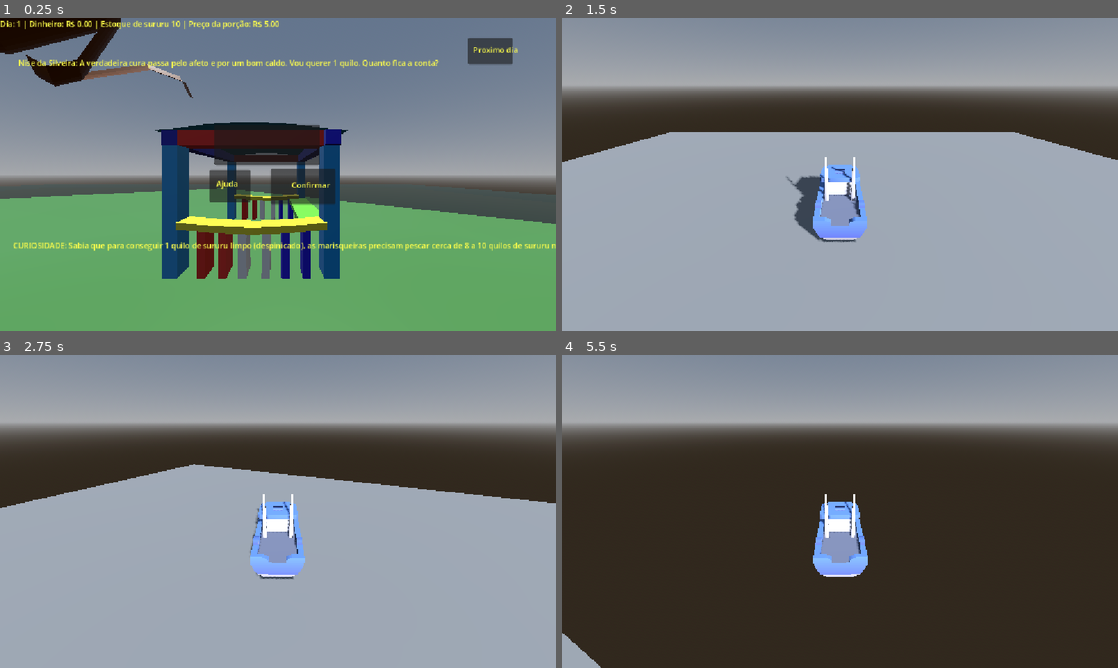
Above: before the commit, frames 1-4 (two rows, left to right).
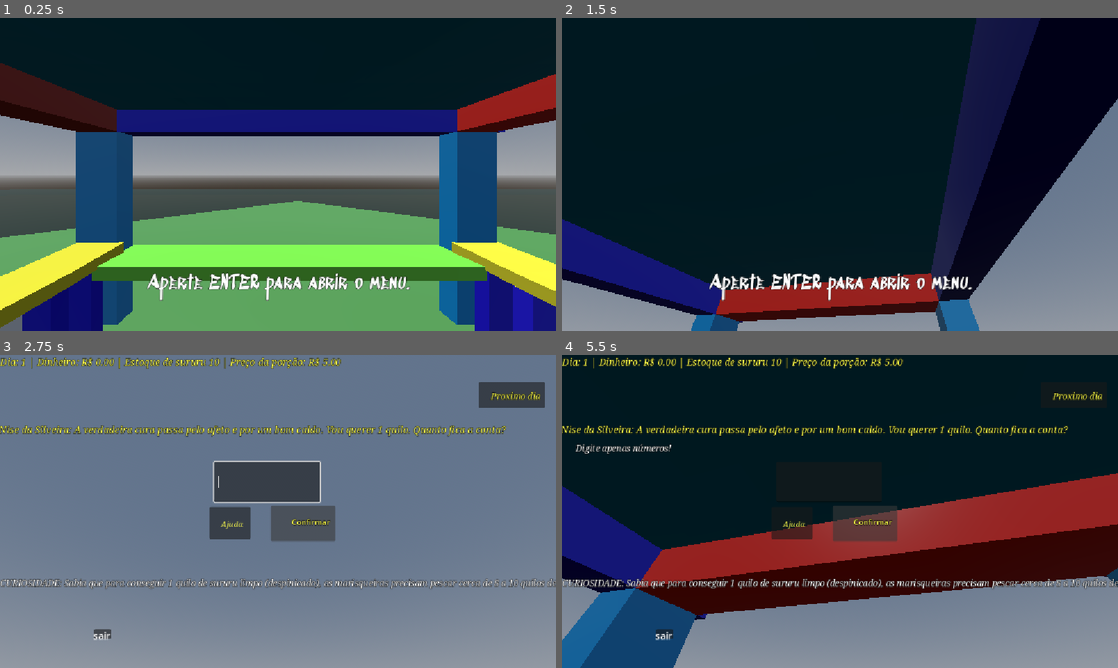
Above: after the commit, the same moments.

Repository: Felipe-Aragao/JogoCG
Game: Godot game, scene res://scenes/tenda/mundo.tscn
Two runs of this game, one before a commit and one after it. Both use one fixed random seed, a clock stepped at 60 frames per second and the inputs below. This scene is started directly instead of the project's main scene.
Inputs (mouse positions are in pixels of both pictures, inside the frame that each line leads up to):
- Up to frame 1 (0.25 s): no input
- Up to frame 2 (1.5 s): click (867, 187) at 0.5 s, where only the run before the commit has a clickable "Confirmar"; click (1051, 52) at 1.25 s, where only the run before the commit has a clickable "Proximo dia"
- Up to frame 3 (2.75 s): tap Enter (interagir, bound only after the commit) at 2 s; move the mouse to (305, 511) at 2.02 s; hold W (move_up) from 2.03 s (still down); hold Enter (interagir, bound only after the commit) from 2.03 s (still down); tap Space (jump) at 2.27 s
- Up to frame 4 (5.5 s): keep holding W (move_up); move the mouse to (812, 511) at 2.77 s; release Enter (interagir, bound only after the commit) at 2.78 s; click (812, 511) at 2.85 s; tap Space (jump) at 3.02, 4.52, 5.27 s; tap Enter (interagir, bound only after the commit) at 3.05, 4.35, 5.3 s; move the mouse to (851, 505) at 3.52 s; hold Enter (interagir, bound only after the commit) 3.53-4.28 s; move the mouse to (834, 517) at 4.27 s; move the mouse to (878, 514) at 5.02 s; press the mouse at (878, 514) at 5.03 s

The runs differ from the first frame. In frame 1, 75% of the frame differs, in the area x 0-100%, y 0-100%; in frame 2, 96%; in frame 3, 94%; in frame 4, 99%.

Commit message:
Adição de fontes, correção da água e aprimoramento do canvaslayer

Diff:
--- a/project.godot
+++ b/project.godot
@@ -56,6 +56,11 @@
 "events": [Object(InputEventKey,"resource_local_to_scene":false,"resource_name":"","device":-1,"window_id":0,"alt_press …(191 unchanged characters)…
 ]
 }
+interagir={
+"deadzone": 0.2,
+"events": [Object(InputEventKey,"resource_local_to_scene":false,"resource_name":"","device":-1,"window_id":0,"alt_pressed":false,"shift_pressed":false,"ctrl_pressed":false,"meta_pressed":false,"pressed":false,"keycode":0,"physical_keycode":4194309,"key_label":0,"unicode":0,"location":0,"echo":false,"script":null)
+]
+}
 
 [physics]
 
--- a/scenes/Global.gd
+++ b/scenes/Global.gd
@@ -4,6 +4,7 @@
 var dinheiro: float = 0.0
 var diaAtual: int = 1
 var cliente = "zumbi dos palmares"
+var venda: bool = false
 # Called when the node enters the scene tree for the first time.
 func _ready() -> void:
 	pass # Replace with function body.
--- a/new_sscript.gd
+++ b/scenes/new_sscript.gd
@@ -15,6 +15,7 @@
 	Input.mouse_mode = Input.MOUSE_MODE_CAPTURED
 
 func _unhandled_input(event):
+	if Global.venda: return
 	if event is InputEventMouseMotion:
 		# Rotaciona o corpo inteiro no eixo Y
 		rotate_y(-event.relative.x * sensibilidade_rato)
@@ -64,8 +65,6 @@
 		# Se parar de andar ou saltar, interrompe o som imediatamente
 		$SomPassos.stop()
 
-
-
 func _on_area_3d_body_entered(body: Node3D) -> void:
 	if body == self:
 		velocidade = 2.0
--- a/scenes/tenda/jogad.tscn
+++ b/scenes/tenda/jogad.tscn
@@ -1,8 +1,8 @@
 [gd_scene format=3 uid="uid://bs0vku7xc8krn"]
 
-[ext_resource type="Script" uid="uid://bnmt1mqroj3i6" path="res://new_sscript.gd" id="1_1h3ma"]
-[ext_resource type="AudioStream" uid="uid://bc72fmpwpopde" path="res://sounds/grass.wav" id="2_xtula"]
-[ext_resource type="AudioStream" uid="uid://cawq0c4e8dwy0" path="res://sounds/water.wav" id="3_cd73h"]
+[ext_resource type="Script" uid="uid://bnmt1mqroj3i6" path="res://scenes/new_sscript.gd" id="1_8ci8k"]
+[ext_resource type="AudioStream" uid="uid://bc72fmpwpopde" path="res://sounds/grass.wav" id="2_67lp1"]
+[ext_resource type="AudioStream" uid="uid://cawq0c4e8dwy0" path="res://sounds/water.wav" id="3_1jl4f"]
 
 [sub_resource type="CapsuleShape3D" id="CapsuleShape3D_s575f"]
 
@@ -10,9 +10,9 @@
 height = 1.7387695
 
 [node name="CharacterBody3D" type="CharacterBody3D" unique_id=299560997]
-script = ExtResource("1_1h3ma")
-som_terra = ExtResource("2_xtula")
-som_agua = ExtResource("3_cd73h")
+script = ExtResource("1_8ci8k")
+som_terra = ExtResource("2_67lp1")
+som_agua = ExtResource("3_1jl4f")
 
 [node name="CollisionShape3D" type="CollisionShape3D" parent="." unique_id=391301665]
 transform = Transform3D(0.5, 0, 0, 0, 0.5, 0, 0, 0, 0.5, 0, -0.25253743, 0)
@@ -24,6 +24,7 @@
 
 [node name="Camera3D" type="Camera3D" parent="." unique_id=1208314329]
 transform = Transform3D(1, 0, 0, 0, 1, 0, 0, 0, 1, -0.005, 0.23, 0.21)
+fov = 74.07965
 
 [node name="SomPassos" type="AudioStreamPlayer" parent="." unique_id=796503898]
-stream = ExtResource("2_xtula")
+stream = ExtResource("2_67lp1")
--- /dev/null
+++ b/scenes/tenda/mundo.gd
@@ -0,0 +1,37 @@
+extends Node3D
+
+@onready var telaVenda = $CanvasLayer
+@onready var legenda = $HUD/Legenda
+var jogadorPertoTenda: bool = true
+
+# Called when the node enters the scene tree for the first time.
+func _ready() -> void:
+	telaVenda.visible = false
+
+
+# Called every frame. 'delta' is the elapsed time since the previous frame.
+func _process(delta: float) -> void:
+	pass
+
+
+func _on_area_3d_2_body_entered(body: Node3D) -> void:
+	legenda.text = "Aperte ENTER para abrir o menu."
+	if body.name == "CharacterBody3D":
+		jogadorPertoTenda = true
+
+
+func _on_area_3d_2_body_exited(body: Node3D) -> void:
+	if Global.sururuEstoque > 0: legenda.text = "Temos dinheiro a fazer! Volte para a tenda."
+	legenda.text = "Avance para o próximo dia"
+	if body.name == "CharacterBody3D":
+		jogadorPertoTenda = false
+func _input(event: InputEvent) -> void:
+	if event.is_action_pressed("interagir") and jogadorPertoTenda and not Global.venda:
+		legenda.visible = false
+		abrir_loja()
+
+func abrir_loja():
+	Global.venda = true
+	telaVenda.visible = true
+	Input.mouse_mode = Input.MOUSE_MODE_VISIBLE
+	telaVenda.get_child(0).entrada.grab_focus()
--- a/scenes/tenda/mundo.tscn
+++ b/scenes/tenda/mundo.tscn
@@ -1,8 +1,10 @@
 [gd_scene format=3 uid="uid://dnauh4mq0qm42"]
 
+[ext_resource type="Script" uid="uid://ci3fhqnivtei1" path="res://scenes/tenda/mundo.gd" id="1_8axob"]
 [ext_resource type="PackedScene" uid="uid://b6hk6f8d6jpwh" path="res://scenes/tenda/vendas.tscn" id="1_bxmex"]
 [ext_resource type="PackedScene" uid="uid://bs0vku7xc8krn" path="res://scenes/tenda/jogad.tscn" id="2_8axob"]
 [ext_resource type="PackedScene" uid="uid://dr6vutmikovqr" path="res://scenes/tenda/tenda_lagoa.tscn" id="3_6807b"]
+[ext_resource type="FontFile" uid="uid://0lxqlx4d0550" path="res://fontes/SedgwickAveDisplay-Regular.ttf" id="5_6807b"]
 
 [sub_resource type="ProceduralSkyMaterial" id="ProceduralSkyMaterial_05uab"]
 
@@ -17,9 +19,13 @@
 albedo_color = Color(0.25882354, 0.14901961, 0, 1)
 
 [sub_resource type="BoxShape3D" id="BoxShape3D_vq7ns"]
-size = Vector3(9.927368, 1, 9.813171)
+size = Vector3(11.916237, 1, 12.065685)
+
+[sub_resource type="BoxShape3D" id="BoxShape3D_s575f"]
+size = Vector3(2.5422058, 6.2126465, 2.6486816)
 
 [node name="Mundo" type="Node3D" unique_id=462846195]
+script = ExtResource("1_8axob")
 
 [node name="DirectionalLight3D" type="DirectionalLight3D" parent="." unique_id=725608115]
 transform = Transform3D(1, 0, 0, 0, -0.24087846, 0.9705553, 0, -0.9705553, -0.24087846, -9.411821, 4.2942934, -10.742998)
@@ -37,18 +43,44 @@
 use_collision = true
 
 [node name="Area3D" type="Area3D" parent="." unique_id=10805969]
-transform = Transform3D(3.3202236, 0, 2.9478326, 0, 4.44, 0, -2.9478326, 0, 3.3202236, 5.502, 0.483, -0.068)
+transform = Transform3D(5.2271085, 0, -4.6408443, 0, 6.99, 0, 4.6408443, 0, 5.2271085, 5.502, 0.483, 18.171581)
 
 [node name="CollisionShape3D" type="CollisionShape3D" parent="Area3D" unique_id=798131268]
-transform = Transform3D(0.6819959, 0, 0.73135144, 0, 0.99999946, 0, -0.7313511, 0, 0.6819963, -1.261, -0.592, -2.063)
+transform = Transform3D(0.37447718, 0, 0.33131078, 0, 0.5, 0, -0.33131078, 0, 0.37447718, -3.168, -0.3, -1.126)
 shape = SubResource("BoxShape3D_vq7ns")
 
 [node name="CanvasLayer" type="CanvasLayer" parent="." unique_id=1284760781]
 
 [node name="CenaVendas" parent="CanvasLayer" unique_id=1240857978 instance=ExtResource("1_bxmex")]
 
-[node name="CharacterBody3D2" parent="." unique_id=299560997 instance=ExtResource("2_8axob")]
-transform = Transform3D(1, 0, 0, 0, 1, 0, 0, 0, 1, 0, 1.4870596, 0)
+[node name="CharacterBody3D" parent="." unique_id=299560997 instance=ExtResource("2_8axob")]
+transform = Transform3D(-4.371139e-08, 0, -1, 0, 1, 0, 1, 0, -4.371139e-08, -0.70947313, 1.1254086, -3.1413085)
 
 [node name="TendaLagoa2" parent="." unique_id=120857903 instance=ExtResource("3_6807b")]
 transform = Transform3D(1, 0, 0, 0, 1, 0, 0, 0, 1, -5.369151, 0, -2.7871346)
+
+[node name="Area3D2" type="Area3D" parent="." unique_id=1536296709]
+transform = Transform3D(-0.00017846933, -0.0029179454, -0.33498725, 0.33437517, -0.02045128, 0, -0.0204505, -0.33436242, 0.002923398, -0.3405199, 1.4085655, -5.6403303)
+
+[node name="CollisionShape3D" type="CollisionShape3D" parent="Area3D2" unique_id=337636899]
+transform = Transform3D(1.0800034, 0, 0, 0, 1.0793421, -0.037691455, 0, 0.037691455, 1.0793421, -2.0483909, -7.379756, 0.66637087)
+shape = SubResource("BoxShape3D_s575f")
+
+[node name="HUD" type="CanvasLayer" parent="." unique_id=531053592]
+
+[node name="Legenda" type="Label" parent="HUD" unique_id=256646193]
+offset_left = 304.0
+offset_top = 522.0
+offset_right = 406.0
+offset_bottom = 577.0
+theme_override_colors/font_outline_color = Color(0, 0, 0, 1)
+theme_override_constants/outline_size = 4
+theme_override_fonts/font = ExtResource("5_6807b")
+theme_override_font_sizes/font_size = 40
+horizontal_alignment = 1
+vertical_alignment = 1
+
+[connection signal="body_entered" from="Area3D" to="CharacterBody3D" method="_on_area_3d_body_entered"]
+[connection signal="body_exited" from="Area3D" to="CharacterBody3D" method="_on_area_3d_body_exited"]
+[connection signal="body_entered" from="Area3D2" to="." method="_on_area_3d_2_body_entered"]
+[connection signal="body_exited" from="Area3D2" to="." method="_on_area_3d_2_body_exited"]
--- a/scenes/tenda/vendas.tscn
+++ b/scenes/tenda/vendas.tscn
@@ -1,6 +1,7 @@
 [gd_scene format=3 uid="uid://b6hk6f8d6jpwh"]
 
 [ext_resource type="Script" uid="uid://dje3oiv1jdqng" path="res://scenes/vendas.gd" id="1_xonyo"]
+[ext_resource type="FontFile" uid="uid://cs5nbegvdvae6" path="res://fontes/NotoSerif-Italic-VariableFont_wdth,wght.ttf" id="2_3tmwe"]
 
 [node name="CenaVendas" type="Control" unique_id=1240857978]
 layout_mode = 3
@@ -14,15 +15,22 @@
 offset_right = 91.0
 offset_bottom = 33.0
 theme_override_colors/font_color = Color(1, 1, 0.2901961, 1)
+theme_override_colors/font_outline_color = Color(0, 0, 0, 1)
+theme_override_constants/outline_size = 4
+theme_override_fonts/font = ExtResource("2_3tmwe")
+theme_override_font_sizes/font_size = 20
 
 [node name="TextoCliente" type="Label" parent="." unique_id=1033084085]
 layout_mode = 0
-offset_left = 38.0
-offset_top = 81.0
-offset_right = 155.0
-offset_bottom = 128.0
+offset_left = -2.0
+offset_top = 140.0
+offset_right = 115.0
+offset_bottom = 187.0
 theme_override_colors/font_color = Color(1, 1, 0.2901961, 1)
 theme_override_colors/font_outline_color = Color(0, 0, 0, 1)
+theme_override_constants/outline_size = 3
+theme_override_fonts/font = ExtResource("2_3tmwe")
+theme_override_font_sizes/font_size = 20
 
 [node name="Entrada" type="LineEdit" parent="." unique_id=1102845722]
 layout_mode = 0
@@ -30,7 +38,10 @@
 offset_top = 221.0
 offset_right = 663.0
 offset_bottom = 305.0
-theme_override_colors/font_color = Color(1, 1, 0.2901961, 1)
+theme_override_colors/font_color = Color(0.8679181, 0.86802036, 0.93462974, 1)
+theme_override_colors/font_outline_color = Color(0, 0, 0, 1)
+theme_override_fonts/font = ExtResource("2_3tmwe")
+theme_override_font_sizes/font_size = 18
 
 [node name="ButtonConfirma" type="Button" parent="." unique_id=507574054]
 layout_mode = 0
@@ -46,6 +57,8 @@
 offset_right = 83.0
 offset_bottom = 45.0
 theme_override_colors/font_color = Color(1, 1, 0.2901961, 1)
+theme_override_colors/font_outline_color = Color(0, 0, 0, 1)
+theme_override_constants/outline_size = 4
 
 [node name="Feedback" type="Label" parent="." unique_id=1791606917]
 layout_mode = 0
@@ -53,21 +66,29 @@
 offset_top = 180.0
 offset_right = 68.0
 offset_bottom = 203.0
+theme_override_colors/font_outline_color = Color(0, 0, 0, 1)
+theme_override_constants/outline_size = 4
+theme_override_fonts/font = ExtResource("2_3tmwe")
+theme_override_font_sizes/font_size = 18
 
 [node name="ButtonProxDia" type="Button" parent="." unique_id=1653280828]
 layout_mode = 0
-offset_left = 970.0
-offset_top = 41.0
-offset_right = 1062.0
-offset_bottom = 96.0
+offset_left = 992.0
+offset_top = 56.0
+offset_right = 1129.0
+offset_bottom = 110.0
 
 [node name="Próximo dia" type="Label" parent="ButtonProxDia" unique_id=1875888499]
 layout_mode = 0
-offset_left = 10.0
-offset_top = 13.0
-offset_right = 50.0
-offset_bottom = 36.0
+offset_left = 25.0
+offset_top = 16.0
+offset_right = 65.0
+offset_bottom = 39.0
 theme_override_colors/font_color = Color(1, 1, 0.2901961, 1)
+theme_override_colors/font_outline_color = Color(0, 0, 0, 1)
+theme_override_constants/outline_size = 4
+theme_override_fonts/font = ExtResource("2_3tmwe")
+theme_override_font_sizes/font_size = 18
 
 [node name="ButtonAjuda" type="Button" parent="." unique_id=245968668]
 layout_mode = 0
@@ -78,20 +99,41 @@
 
 [node name="Ajuda" type="Label" parent="ButtonAjuda" unique_id=1297333080]
 layout_mode = 0
-offset_left = 14.0
-offset_top = 17.0
-offset_right = 54.0
-offset_bottom = 41.0
+offset_left = 24.0
+offset_top = 24.0
+offset_right = 64.0
+offset_bottom = 48.0
 theme_override_colors/font_color = Color(1, 1, 0.2901961, 1)
+theme_override_colors/font_outline_color = Color(0, 0, 0, 1)
+theme_override_fonts/font = ExtResource("2_3tmwe")
 
 [node name="Curiosidade" type="Label" parent="." unique_id=1117584976]
 layout_mode = 0
-offset_left = 27.0
 offset_top = 459.0
-offset_right = 67.0
+offset_right = 40.0
 offset_bottom = 482.0
-theme_override_colors/font_color = Color(1, 1, 0.2901961, 1)
+theme_override_colors/font_outline_color = Color(0, 0, 0, 1)
+theme_override_constants/outline_size = 4
+theme_override_fonts/font = ExtResource("2_3tmwe")
+theme_override_font_sizes/font_size = 18
+
+[node name="ButtonSair" type="Button" parent="." unique_id=1081099940]
+layout_mode = 0
+offset_left = 195.0
+offset_top = 568.0
+offset_right = 230.0
+offset_bottom = 588.0
+
+[node name="Sair" type="Label" parent="ButtonSair" unique_id=733175962]
+layout_mode = 0
+offset_left = -2.0
+offset_top = -1.0
+offset_right = 38.0
+offset_bottom = 22.0
+theme_override_colors/font_outline_color = Color(0, 0, 0, 1)
+theme_override_font_sizes/font_size = 20
 
 [connection signal="pressed" from="ButtonConfirma" to="." method="_on_button_confirma_pressed"]
 [connection signal="pressed" from="ButtonProxDia" to="." method="_on_button_prox_dia_pressed"]
 [connection signal="pressed" from="ButtonAjuda" to="." method="_on_button_ajuda_pressed"]
+[connection signal="pressed" from="ButtonSair" to="." method="_on_button_sair_pressed"]
--- a/scenes/vendas.gd
+++ b/scenes/vendas.gd
@@ -10,6 +10,7 @@
 @onready var proximoDia = $"ButtonProxDia/Próximo dia"
 @onready var ajuda = $ButtonAjuda/Ajuda
 @onready var curiosidade = $Curiosidade
+@onready var sair = $ButtonSair/Sair
 
 var dica: String = ""
 var precoPorcao: float = 5.0
@@ -65,7 +66,7 @@
 	],
 	"Hermeto Pascoal": [
 		"Até as conchas fazem música! Bota %d %s pra mim. Que som dá esse total?",
-		"Que sinfonia de sabores! Vou levar %d %s. Se cada um sai por R$ %.2f, qual o resultado da partitura?"
+		"Que sinfonia de sabores! Vou levar %d %s. Qual o resultado da partitura?"
 	],
 	"Dandara dos Palmares": [
 		"Nenhuma guerreira luta com fome. Separe %d %s de sururu. Qual o valor para o nosso povo?",
@@ -74,10 +75,14 @@
 }
 # Called when the node enters the scene tree for the first time.
 func _ready() -> void:
+	Input.mouse_mode = Input.MOUSE_MODE_VISIBLE
 	atualizar_interface()
 	gerar_novo_cliente()
 
+	entrada.grab_focus()
+
 func atualizar_interface():
+	sair.text = "sair"
 	ajuda.text = "Ajuda"
 	proximoDia.text = "Proximo dia"
 	confirma.text = "Confirmar"
@@ -158,3 +163,9 @@
 	if Global.sururuEstoque <= 0:
 		return
 	feedback.text = dica
+
+
+func _on_button_sair_pressed() -> void:
+	Global.venda = false
+	get_parent().visible = false
+	Input.mouse_mode = Input.MOUSE_MODE_CAPTURED
Binary file added: fontes/NotoSerif-Italic-VariableFont_wdth,wght.ttf
Not shown, added: fontes/NotoSerif-Italic-VariableFont_wdth,wght.ttf.import
Binary file added: fontes/SedgwickAveDisplay-Regular.ttf
Not shown, added: fontes/SedgwickAveDisplay-Regular.ttf.import
Renamed: new_sscript.gd.uid -> scenes/new_sscript.gd.uid
Not shown, added: scenes/tenda/mundo.gd.uid
